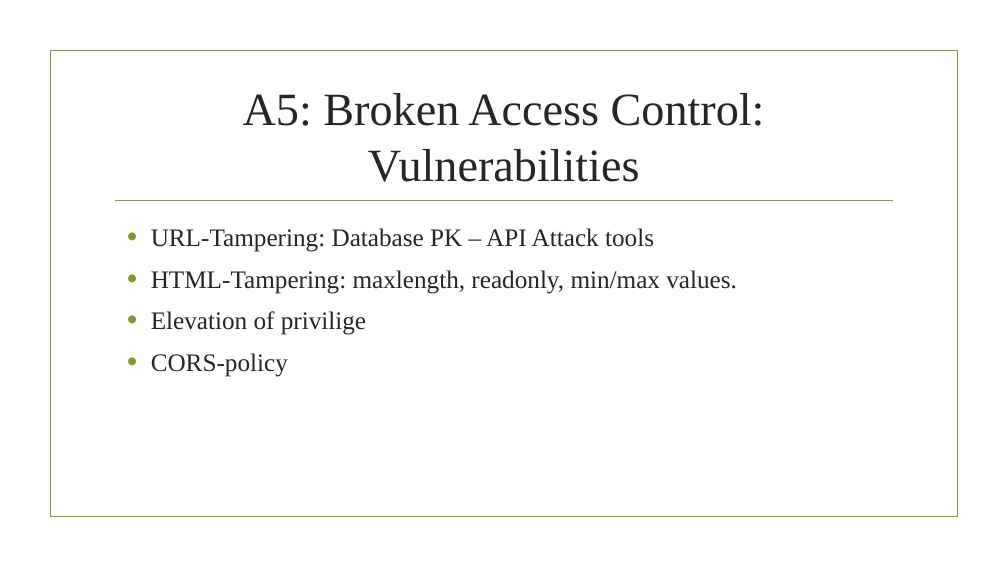
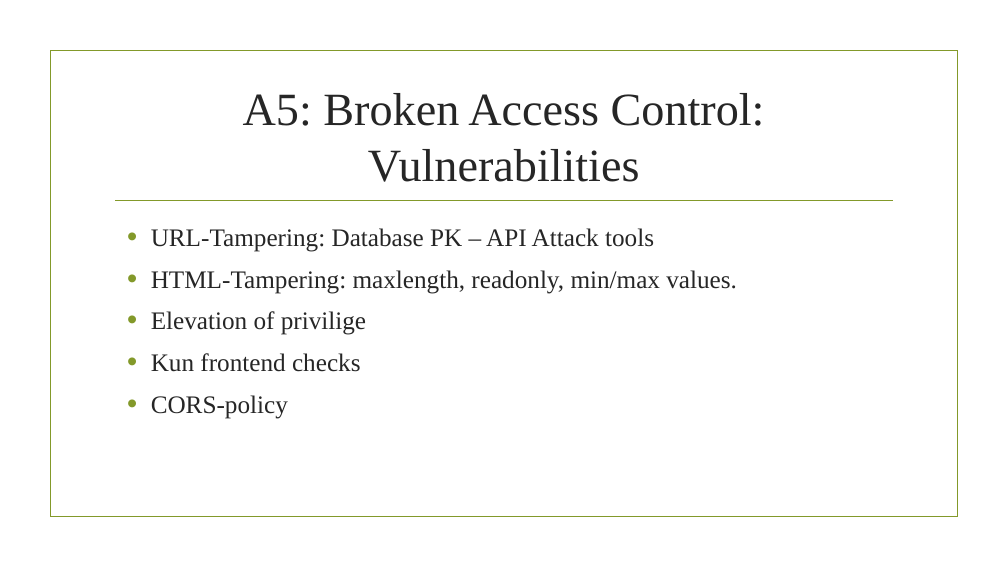
Before and after one commit to mathiasnielsen0/ITITS, a slide deck: slide 2 of Powerpoints/Spoergsmaal5.pptx. Drawn at 1008x567 pixels with LibreOffice and Linux fonts; fonts in the diff are those of the drawing; background and template pictures are left out. Boxes give left, top, right and bottom in pixels: in the first picture for what was removed or moved away, otherwise in the second. Text is boxed around its words. In the diff, an @@ line names an element or a change of style, - is before the commit and + after.

```diff
--- a/Powerpoints/Spoergsmaal5.pptx
+++ b/Powerpoints/Spoergsmaal5.pptx
@@ text at (151,353,361,372): paragraph added @@
+• Kun frontend checks
```
Also in this commit, not shown: 3 other slides changed, 4 other files.
